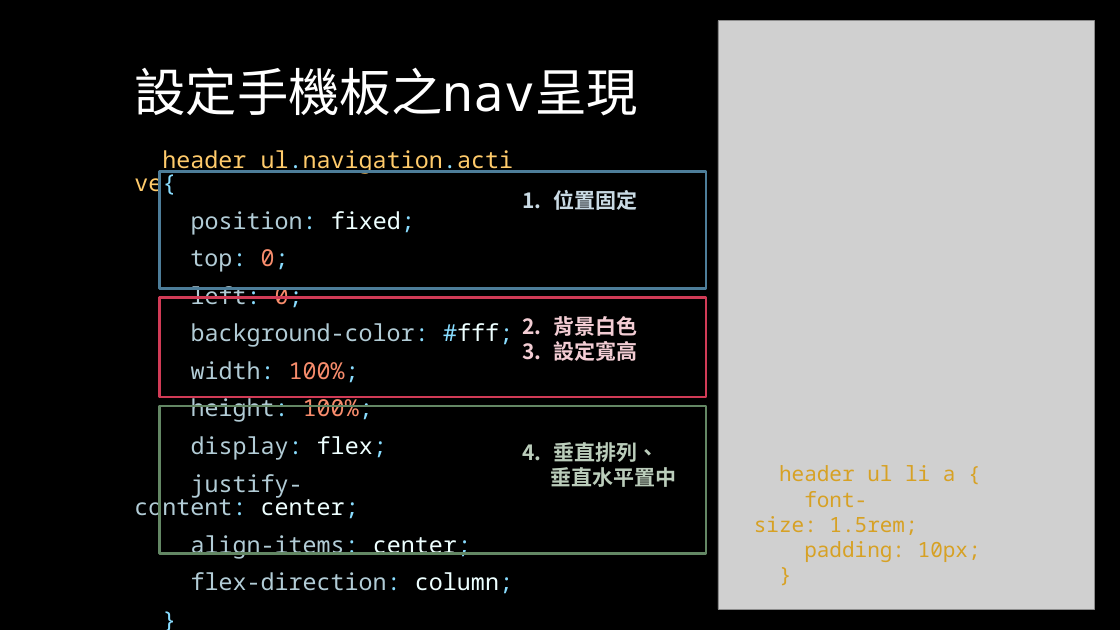
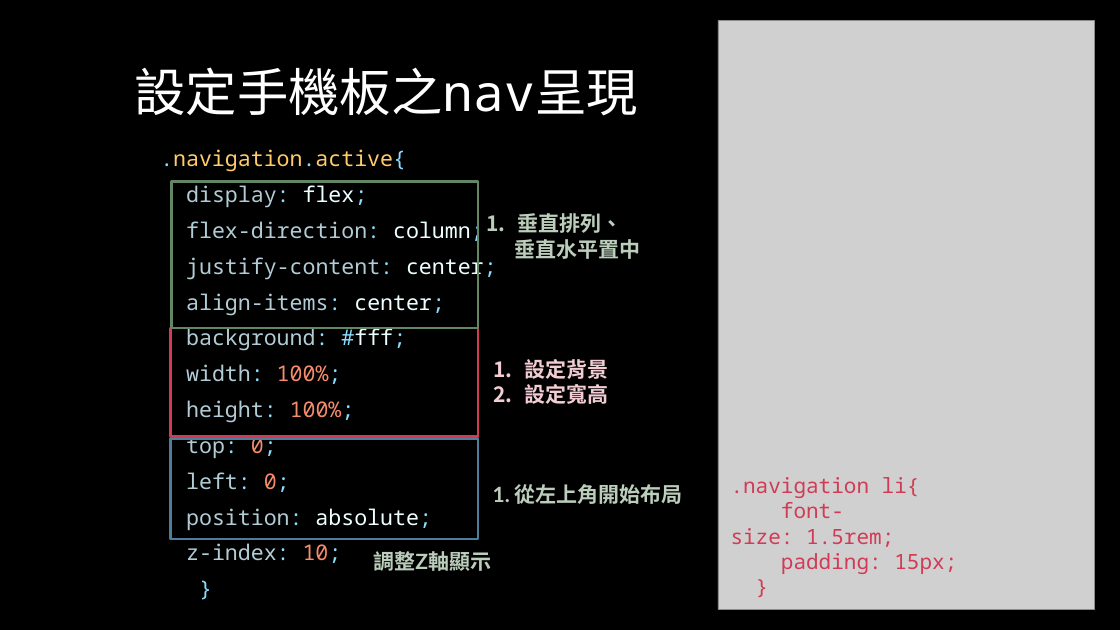
Before and after one commit to Alicexdcw/FrontEndTutorial, a slide deck: slide 23 of HTML & CSS & Javascript - RWD.pptx. Drawn at 1120x630 pixels with LibreOffice and Linux fonts; fonts in the diff are those of the drawing; grey boxes stand for pictures. Boxes give left, top, right and bottom in pixels: in the first picture for what was removed or moved away, otherwise in the second. Text is boxed around its words. In the diff, an @@ line names an element or a change of style, - is before the commit and + after.

Commit message:
flex Rwd

```diff
--- a/HTML & CSS & Javascript - RWD.pptx
+++ b/HTML & CSS & Javascript - RWD.pptx
@@ text at box(160, 149, 497, 423): text changed; size 20 to 18.5 pt; text colour #FFCB6B to #B2CCD6 @@
-header ul.navigation.active{
-position: fixed;
+.navigation.active{
+display: flex;
+flex-direction: column;
+justify-content: center;
+align-items: center;
+background: #fff;
+width: 100%;
+height: 100%;
@@ rectangle: place and size @@
-rectangle at box(160, 406, 706, 554)
+rectangle at box(171, 181, 478, 328)
@@ text "垂直排列、": place and size @@
-text "垂直排列、" at box(551, 190, 677, 487)
+text "垂直排列、" at box(515, 213, 641, 259)
@@ text at box(554, 190, 638, 361): paragraphs removed @@
-1. 位置固定
-2. 背景白色
-3. 設定寬高
@@ rectangle: place and size @@
-rectangle at box(160, 297, 706, 397)
+rectangle at box(171, 328, 478, 436)
@@ text added at box(525, 359, 609, 404), 18 pt, text #F3CDD4, bold @@
+1. 設定背景
+2. 設定寬高
@@ rectangle: place and size @@
-rectangle at box(160, 171, 706, 289)
+rectangle at box(171, 439, 478, 539)
@@ text at box(186, 435, 290, 492): size 20 to 18.5 pt in "top: 0;", "left: 0;", "}" @@
@@ text ".navigation li{": place and size @@
-text ".navigation li{" at box(754, 465, 981, 562)
+text ".navigation li{" at box(731, 477, 957, 574)
@@ text at box(731, 477, 920, 498): text changed; text colour #D7A124 to #D13B56 @@
-header ul li a {
+.navigation li{
@@ text at box(186, 508, 431, 563): text changed; size 20 to 18.5 pt @@
-background-color: #fff;
-width: 100%;
-height: 100%;
-display: flex;
-justify-content: center;
-align-items: center;
-flex-direction: column;
+position: absolute;
+z-index: 10;
@@ text added at box(493, 484, 683, 504), 18 pt, text #BBCDBB, bold @@
+1. 從左上角開始布局
@@ text at box(731, 502, 894, 547): text colour #D7A124 to #D13B56 in "font-size: 1.5rem;", "}" @@
@@ text added at box(373, 551, 491, 571), 18 pt, text #BBCDBB, bold @@
+調整Z軸顯示
@@ text at box(781, 553, 957, 574): text changed; text colour #D7A124 to #D13B56 @@
-padding: 10px;
+padding: 15px;
```
Also in this commit, not shown: 8 other slides changed, 2 other files.
